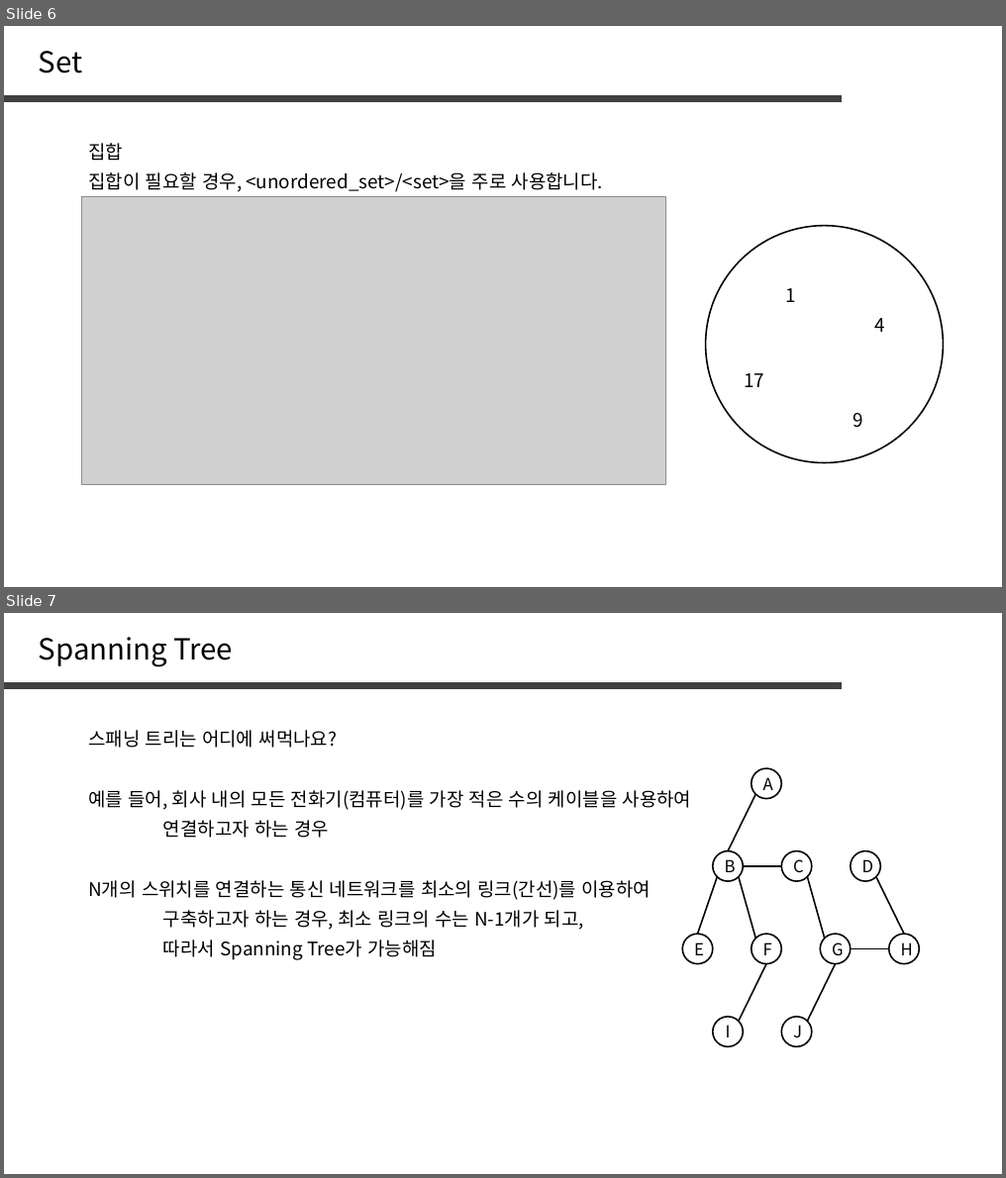
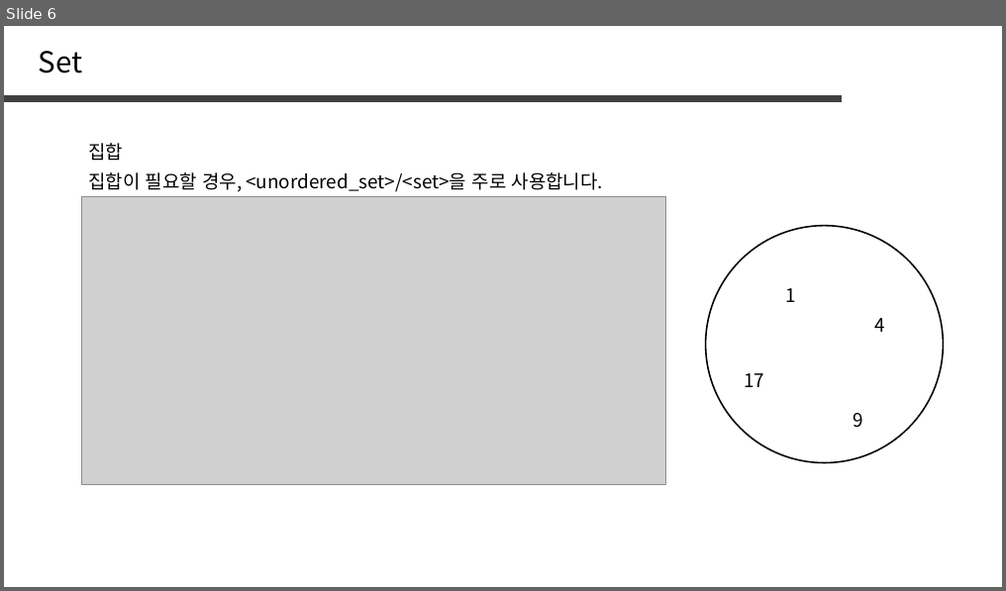
Before and after one commit to jaehoo1/PS-study, a slide deck: study/15_Hash Set, Hash Map.pptx. Shown one above the other, each under a label of ours: slides 6 and 7 before the commit, slide 6 after it. The pictures are 1006x1178 and 1006x591 pixels, drawn with LibreOffice and Linux fonts; fonts in the diff are those of the drawing; grey boxes stand for pictures. Boxes give left, top, right and bottom in pixels: in the first picture for what was removed or moved away, otherwise in the second. Text is boxed around its words. In the diff, an @@ line names an element or a change of style, - is before the commit and + after.

```diff
--- a/study/15_Hash Set, Hash Map.pptx
+++ b/study/15_Hash Set, Hash Map.pptx
@@ slide 7 removed at (x1=4, y1=613, x2=1002, y2=1174), background #FFFFFF @@
@@ text removed at (x1=39, y1=637, x2=234, y2=667) @@
-Spanning Tree
@@ line removed from (4, 685) to (843, 685) @@
@@ text removed at (x1=88, y1=730, x2=338, y2=748) @@
-스패닝 트리는 어디에 써먹나요?
@@ text removed at (x1=88, y1=790, x2=692, y2=810) @@
-예를 들어, 회사 내의 모든 전화기(컴퓨터)를 가장 적은 수의 케이블을 사용하여
@@ ellipse removed at (x1=751, y1=768, x2=781, y2=799) @@
-A
@@ text removed at (x1=163, y1=820, x2=329, y2=838) @@
-연결하고자 하는 경우
@@ line removed from (728, 851) to (755, 794) @@
@@ line removed from (698, 934) to (718, 877) @@
@@ ellipse removed at (x1=713, y1=851, x2=743, y2=881) @@
-B
@@ line removed from (755, 939) to (739, 877) @@
@@ line removed from (743, 866) to (782, 866) @@
@@ ellipse removed at (x1=782, y1=851, x2=812, y2=881) @@
-C
@@ line removed from (807, 877) to (825, 939) @@
@@ ellipse removed at (x1=850, y1=851, x2=880, y2=881) @@
-D
@@ line removed from (876, 877) to (904, 934) @@
@@ text removed at (x1=88, y1=880, x2=651, y2=900) @@
-N개의 스위치를 연결하는 통신 네트워크를 최소의 링크(간선)를 이용하여
@@ text removed at (x1=163, y1=910, x2=584, y2=930) @@
-구축하고자 하는 경우, 최소 링크의 수는 N-1개가 되고,
@@ ellipse removed at (x1=682, y1=934, x2=712, y2=964) @@
-E
@@ ellipse removed at (x1=751, y1=934, x2=781, y2=964) @@
-F
@@ ellipse removed at (x1=820, y1=934, x2=849, y2=964) @@
-G
@@ ellipse removed at (x1=889, y1=934, x2=919, y2=964) @@
-H
@@ text removed at (x1=163, y1=940, x2=437, y2=960) @@
-따라서 Spanning Tree가 가능해짐
@@ line removed from (739, 1021) to (767, 964) @@
@@ line removed from (807, 1021) to (836, 964) @@
@@ line removed from (850, 950) to (889, 950) @@
@@ ellipse removed at (x1=713, y1=1017, x2=743, y2=1047) @@
-I
@@ ellipse removed at (x1=782, y1=1017, x2=812, y2=1047) @@
-J
```
Also in this commit, not shown: 1 slide changed, 3 slides added, 12 other slides removed.
